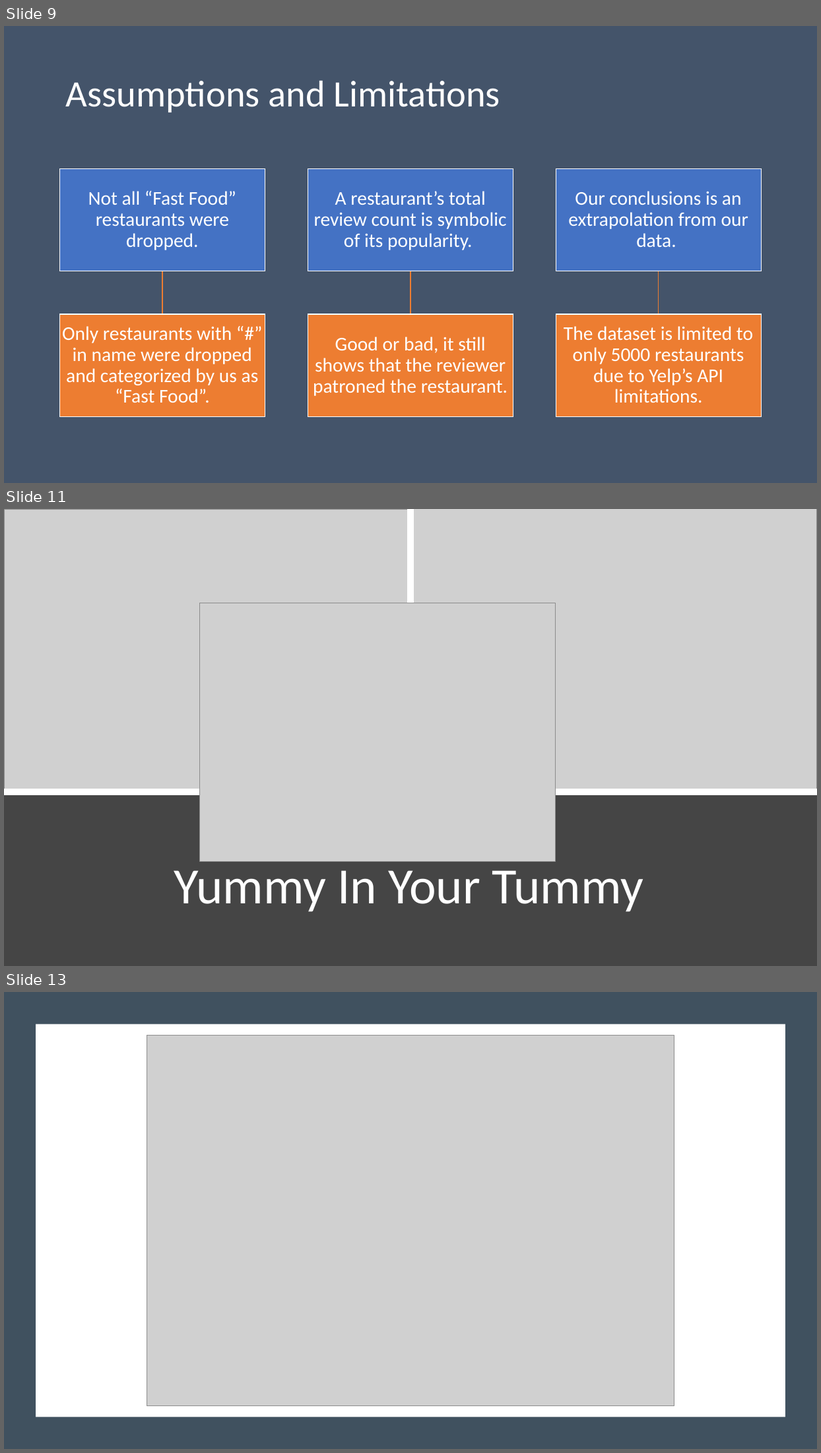
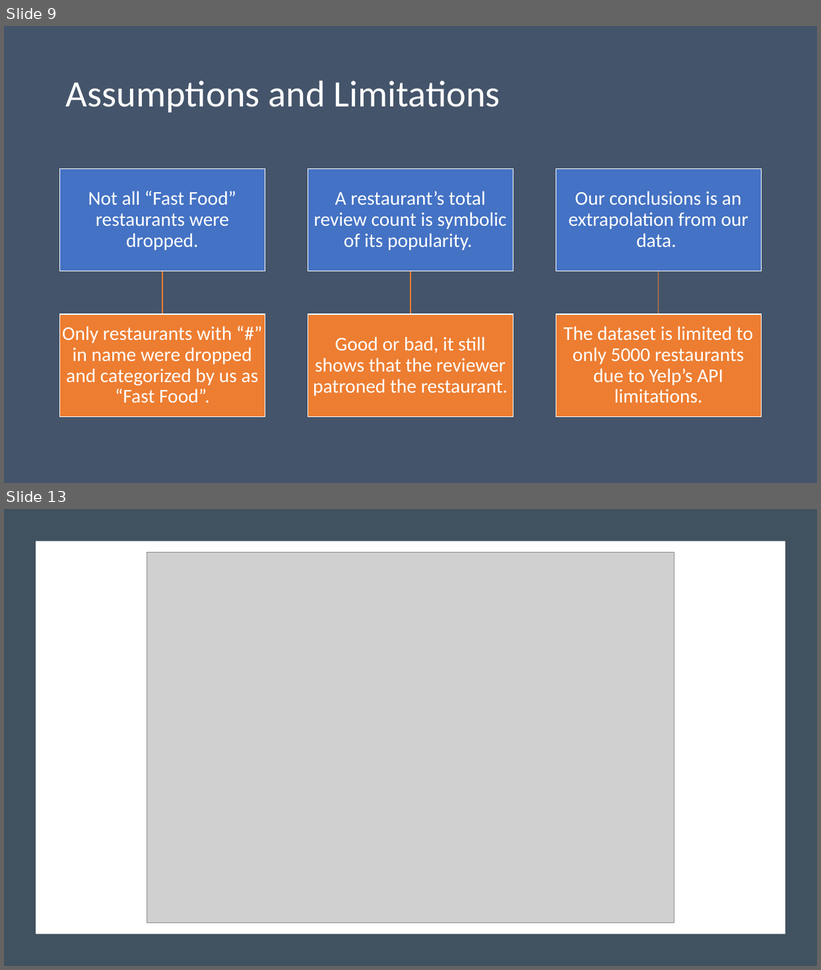
Before and after one commit to ryankchang/project1, a slide deck: GoodEats.pptx. Shown one above the other, each under a label of ours: slides 9, 11 and 13 before the commit, slides 9 and 13 after it; the slides between them are not shown. The pictures are 821x1453 and 821x970 pixels, drawn with LibreOffice and Linux fonts; fonts in the diff are those of the drawing; grey boxes stand for pictures. Boxes give left, top, right and bottom in pixels: in the first picture for what was removed or moved away, otherwise in the second. Text is boxed around its words. In the diff, an @@ line names an element or a change of style, - is before the commit and + after.

```diff
--- a/GoodEats.pptx
+++ b/GoodEats.pptx
@@ slide 11 removed at (4, 509, 817, 966), background #454545 @@
@@ picture removed at (4, 509, 411, 793) @@
@@ picture removed at (411, 509, 817, 793) @@
@@ line removed from (411, 509) to (411, 792) @@
@@ picture removed at (200, 603, 556, 861) @@
@@ line removed from (4, 792) to (817, 792) @@
@@ title removed at (174, 871, 644, 912) @@
-Yummy In Your Tummy
```
Also in this commit, not shown: 2 slides changed, 1 slide added, 1 other slide removed.
